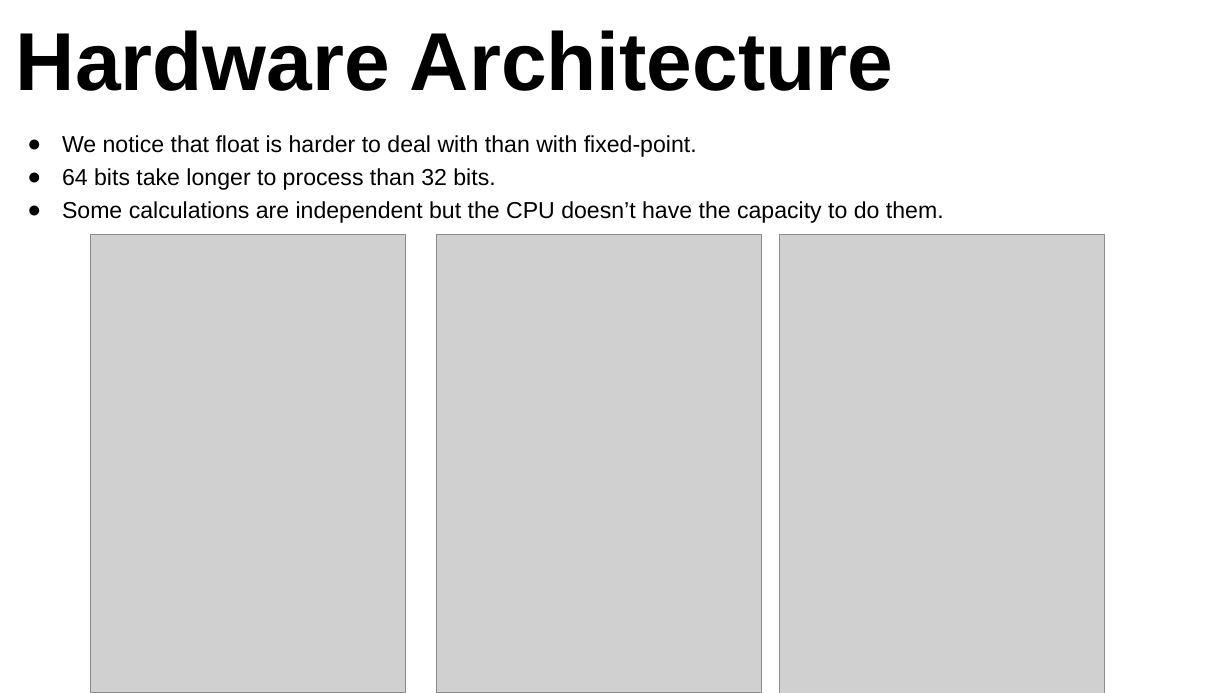
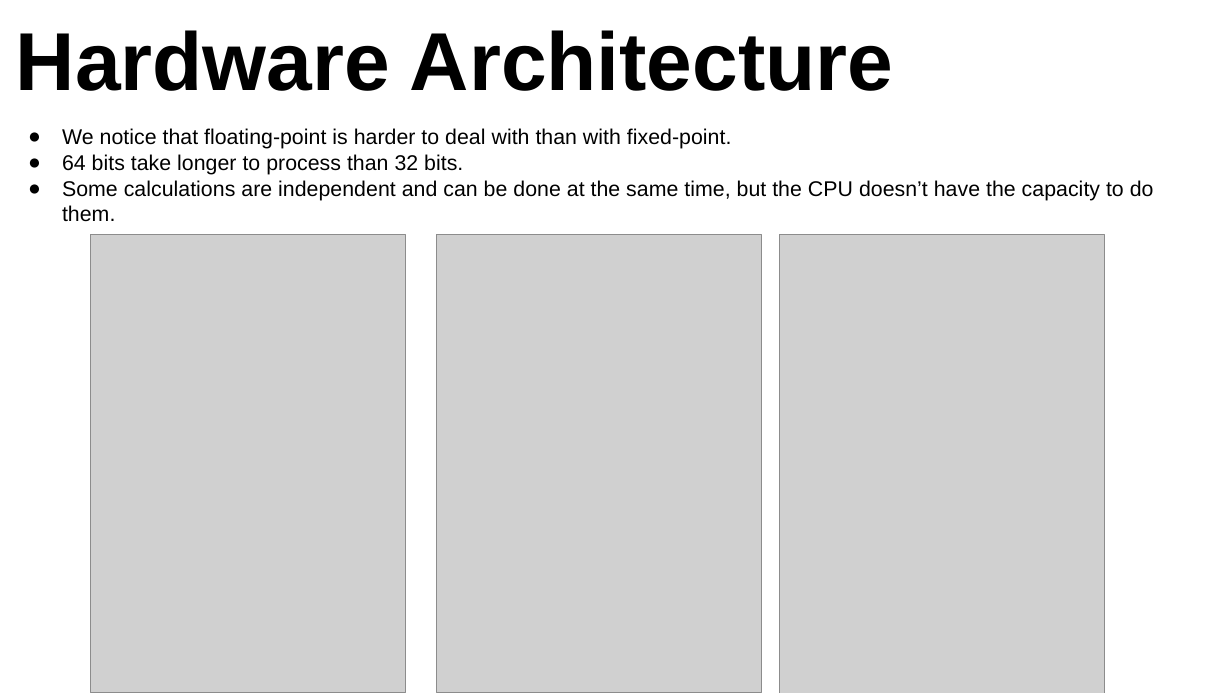
Before and after one commit to oridaniel09/nnproject, a slide deck: slide 64 of Final Presentation - NN Project.pptx. Drawn at 1232x693 pixels with LibreOffice and Linux fonts; fonts in the diff are those of the drawing; grey boxes stand for pictures. Boxes give left, top, right and bottom in pixels: in the first picture for what was removed or moved away, otherwise in the second. Text is boxed around its words. In the diff, an @@ line names an element or a change of style, - is before the commit and + after.

```diff
--- a/Final Presentation - NN Project.pptx
+++ b/Final Presentation - NN Project.pptx
@@ text at bbox=[62, 128, 732, 149]: text changed; size 18 to 16.6 pt @@
-● We notice that float is harder to deal with than with fixed-point.
+● We notice that floating-point is harder to deal with than with fixed-point.
@@ text at bbox=[62, 154, 463, 175]: size 18 to 16.6 pt in "64 bits take longer to process than ..."; indent changed; line spacing 1.2 to 1 @@
@@ text at bbox=[62, 180, 1154, 222]: text changed; size 18 to 16.6 pt @@
-● Some calculations are independent but the CPU doesn’t have the capacity to do them.
+● Some calculations are independent and can be done at the same time, but the CPU doesn’t have the capacity to do them.
```
Also in this commit, not shown: 11 other slides changed, 1 slide added.
